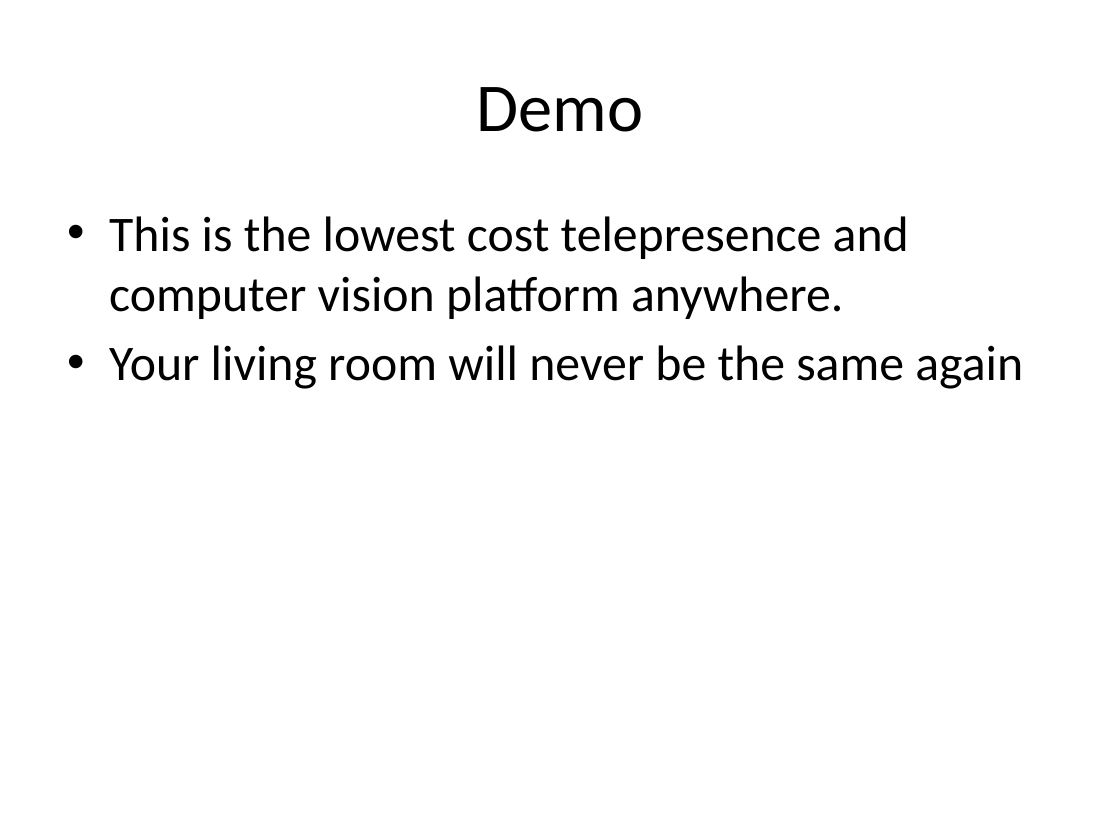
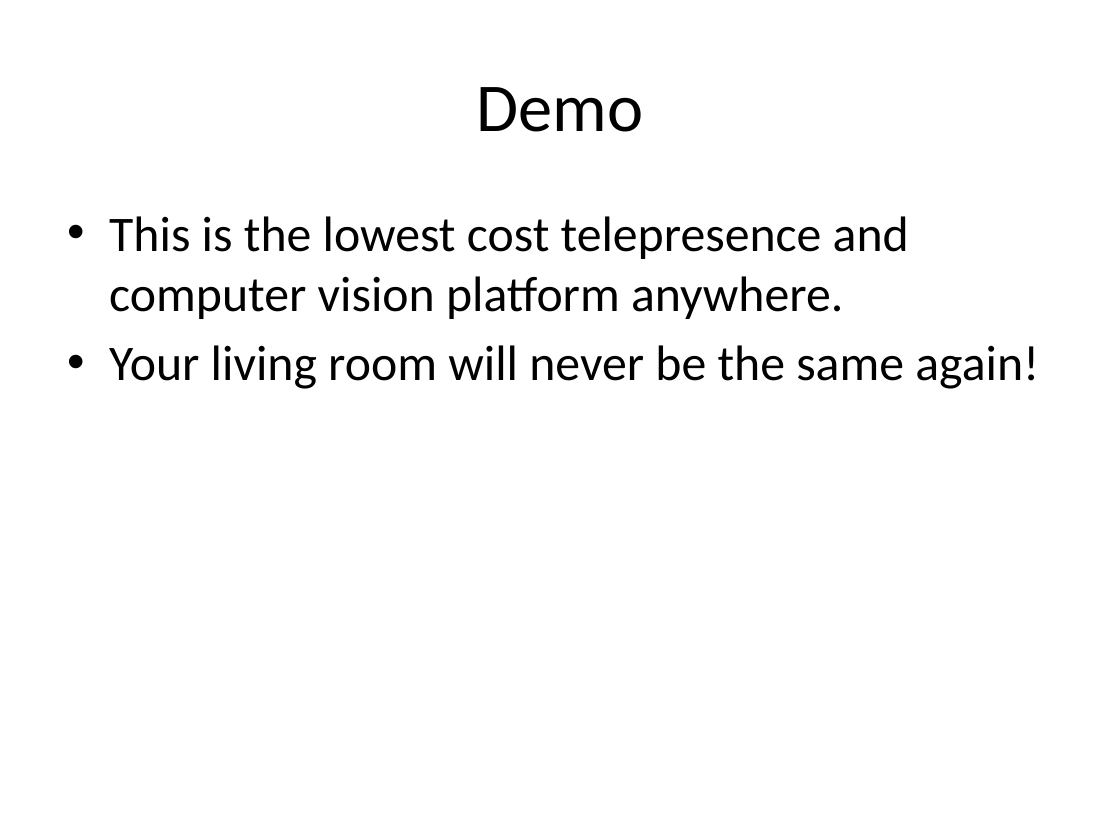
Before and after one commit to antfriend/Tele, a slide deck: slide 4 of Zoomba.pptx. Drawn at 1120x840 pixels with LibreOffice and Linux fonts; fonts in the diff are those of the drawing. Boxes give left, top, right and bottom in pixels: in the first picture for what was removed or moved away, otherwise in the second. Text is boxed around its words. In the diff, an @@ line names an element or a change of style, - is before the commit and + after.

```diff
--- a/Zoomba.pptx
+++ b/Zoomba.pptx
@@ text at (109, 345, 1039, 389): text changed @@
-• Your living room will never be the same again
+• Your living room will never be the same again!
```
Also in this commit, not shown: 6 other slides changed, 5 slides added, 1 slide removed.
